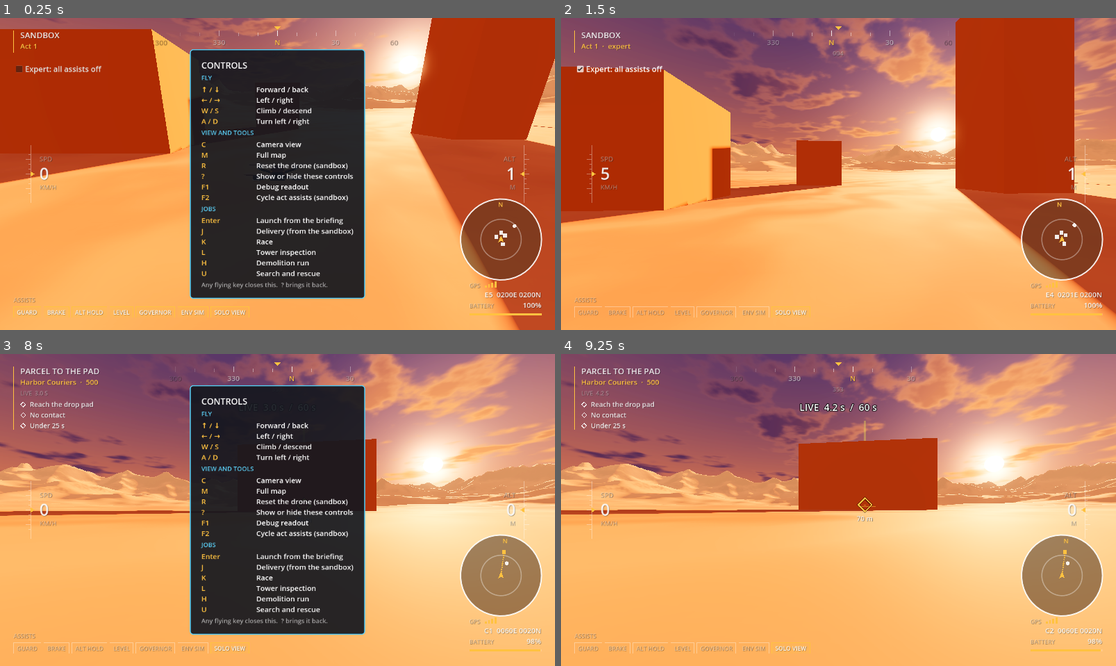
Above: before the commit, frames 1-4 (two rows, left to right).
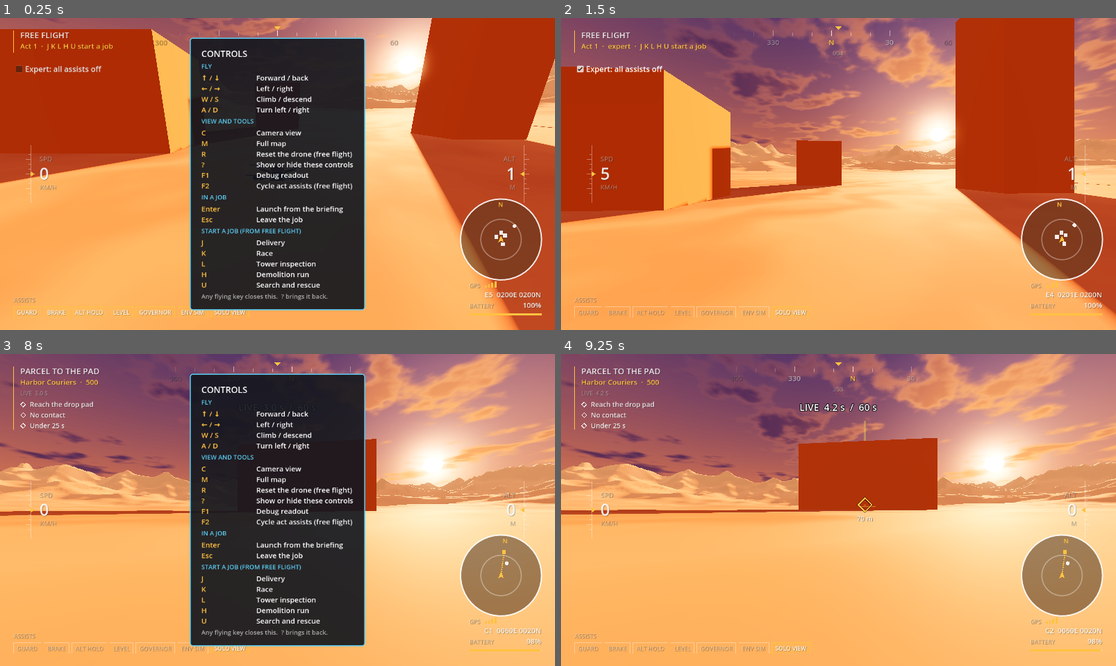
Above: after the commit, the same moments.

Repository: avdrav1/drone-sports
Game: Godot game, scene res://scenes/debug_flight.tscn
The game is run twice, just before and just after one commit, with the same random seed, the same clock (stepped at 60 frames per second) and the same inputs.
Inputs (mouse positions are in pixels of both pictures, inside the frame that each line leads up to):
- Up to frame 1 (0.25 s): no input
- Up to frame 2 (1.5 s): click "Expert: all assists off" at 0.5 s; tap Enter (ui_accept) at 1.25 s; move the mouse to (960, 158) at 1.27 s; hold D (yaw_right) from 1.28 s (still down); hold C (cycle_camera) from 1.28 s (still down); click (960, 158) at 1.42 s
- Up to frame 3 (8 s): tap Enter (ui_accept) at 1.52, 2, 4.52, 7.52 s; tap J (start_sample_job) at 1.55, 3.05, 4.55 s; release D (yaw_right) at 2 s; release C (cycle_camera) at 2 s; drag from (166, 525) to (249, 572) at 2.02 s; move the mouse to (333, 441) at 2.77 s; hold D (yaw_right) 2.78-3.5 s; hold C (cycle_camera) 2.78-3.5 s; tap H (start_demolition_job) at 3.5 s; drag from (249, 572) to (111, 463) at 3.52 s; tap L (start_inspection_job) at 4.25 s; move the mouse to (444, 556) at 4.27 s; hold A (yaw_left) 4.28-5 s; hold L (start_inspection_job) 4.28-5 s; tap F2 (cycle_preset) at 4.9 s; tap K (start_race_job) at 5 s; drag from (111, 463) to (194, 432) at 5.02 s; move the mouse to (305, 510) at 5.77 s; hold S (throttle_down) 5.78-6.5 s; hold J (start_sample_job) 5.78-6.5 s; click (305, 510) at 5.92 s; tap R (reset_drone) at 6.4 s; drag from (194, 432) to (166, 525) at 6.52 s; move the mouse to (399, 494) at 7.27 s; hold W (throttle_up) from 7.28 s (still down); hold J (start_sample_job) from 7.28 s (still down); tap / (toggle_help) at 7.9 s
- Up to frame 4 (9.25 s): release W (throttle_up) at 8 s; release J (start_sample_job) at 8 s; drag from (727, 525) to (810, 572) at 8.02 s; tap U (start_rescue_job) at 8.75 s; move the mouse to (894, 441) at 8.77 s; hold S (throttle_down) from 8.78 s (still down); hold H (start_demolition_job) from 8.78 s (still down); tap J (start_sample_job) at 9.05 s

The runs differ from the first frame. In frame 1, 6.7% of the frame differs, in the area x 3-66%, y 4-94%; in frame 2, 0.2%; in frame 3, 6.5%; in frame 4, nothing differs.

Commit message:
Story 0.5: Leaving and starting jobs
Co-Authored-By: Claude Opus 5.5 <noreply@anthropic.com>

Diff:
--- a/scenes/debug_flight.tscn
+++ b/scenes/debug_flight.tscn
@@ -153,7 +153,7 @@
 script = ExtResource("92_hud")
 gps = NodePath("../../Gps")
 drone = NodePath("../../Drone")
-title = "Sandbox"
+title = "Free flight"
 
 [node name="Readout" type="Label" parent="HUD" node_paths=PackedStringArray("subject")]
 visible = false
--- a/scripts/debug_flight.gd
+++ b/scripts/debug_flight.gd
@@ -58,7 +58,8 @@
 	var stack := presets[preset_index]
 	drone.assists.apply_stack(GameSettings.effective_stack(stack))
 	readout.header = "preset: %s%s" % [stack.label, "  (expert: all assists off)" if GameSettings.expert_all_assists_off else ""]
-	hud.subtitle = stack.label + ("  ·  expert" if GameSettings.expert_all_assists_off else "")
+	hud.subtitle = stack.label + ("  ·  expert" if GameSettings.expert_all_assists_off else "") \
+		+ "  ·  %s start a job" % ControlsHelp.job_keys()
 
 func _on_expert_toggled(on: bool) -> void:
 	GameSettings.expert_all_assists_off = on
--- a/scripts/jobs/job_runner.gd
+++ b/scripts/jobs/job_runner.gd
@@ -15,6 +15,8 @@
 signal launch_confirm_needed(injured: Array[StringName])
 ## The player backed out of a risky launch.
 signal launch_declined
+## The player left the job (Esc) for `back_scene`.
+signal job_left
 
 @export var job: Job
 @export var drone: Drone
@@ -27,7 +29,7 @@
 @export var pays_out := true
 ## Ask before launching with injured crew in the field.
 @export var confirm_risk := true
-## Where declining a risky launch goes. Empty stays put.
+## Where backing out of a launch or leaving the job goes. Empty stays put.
 @export_file("*.tscn") var back_scene := "res://scenes/debug_flight.tscn"
 @export var grade_scale: GradeScale = preload("res://data/jobs/grade_scale.tres")
 ## Shown over the job when it ends. Null shows nothing.
@@ -48,6 +50,8 @@
 ## Character id -> status after a strike this job, e.g. injured or dead.
 var casualties := {}
 var launch_dialog: LaunchDialog
+## Asks before leaving a job in flight.
+var leave_dialog: ConfirmationDialog
 
 func _ready() -> void:
 	if auto_begin:
@@ -122,6 +126,41 @@
 		add_child(launch_dialog)
 	launch_dialog.ask(hurt, job.tags.has(&"lethal"))
 
+## Esc. In the briefing it leaves at once; in flight it asks first, with the
+## game paused, because leaving then fails the job.
+func request_leave() -> void:
+	if state == State.BRIEFING:
+		leave()
+	elif state in [State.COUNTDOWN, State.LIVE]:
+		if leave_dialog == null:
+			leave_dialog = ConfirmationDialog.new()
+			leave_dialog.title = "Leave job?"
+			leave_dialog.dialog_text = "Leaving now counts as a failed job: no pay."
+			leave_dialog.ok_button_text = "Leave"
+			leave_dialog.cancel_button_text = "Keep flying"
+			leave_dialog.process_mode = Node.PROCESS_MODE_ALWAYS
+			leave_dialog.confirmed.connect(func(): _unpause(); leave())
+			leave_dialog.canceled.connect(_unpause)
+			add_child(leave_dialog)
+		get_tree().paused = true
+		leave_dialog.popup_centered()
+		leave_dialog.get_cancel_button().grab_focus()
+
+## Go to `back_scene`. A job in flight fails first, without the results screen.
+func leave() -> void:
+	if state in [State.COUNTDOWN, State.LIVE]:
+		results_scene = null
+		fail("left")
+	elif state != State.BRIEFING:
+		return
+	job_left.emit()
+	if back_scene and is_inside_tree():
+		get_tree().change_scene_to_file.call_deferred(back_scene)
+
+func _unpause() -> void:
+	if is_inside_tree():
+		get_tree().paused = false
+
 func complete() -> void:
 	if state == State.LIVE:
 		_set_state(State.COMPLETE)
@@ -137,10 +176,12 @@
 	return state == State.COMPLETE or state == State.FAILED
 
 func _unhandled_input(event: InputEvent) -> void:
-	if launch_dialog and launch_dialog.visible:
+	if (launch_dialog and launch_dialog.visible) or (leave_dialog and leave_dialog.visible):
 		return
 	if state == State.BRIEFING and event.is_action_pressed("ui_accept"):
 		launch()
+	elif event.is_action_pressed("ui_cancel"):
+		request_leave()
 
 func _physics_process(delta: float) -> void:
 	state_time += delta
--- a/scripts/ui/controls_help.gd
+++ b/scripts/ui/controls_help.gd
@@ -15,14 +15,17 @@
 	["VIEW AND TOOLS", [
 		[[&"cycle_camera"], "Camera view"],
 		[[&"toggle_map"], "Full map"],
-		[[&"reset_drone"], "Reset the drone (sandbox)"],
+		[[&"reset_drone"], "Reset the drone (free flight)"],
 		[[&"toggle_help"], "Show or hide these controls"],
 		[[&"toggle_readout"], "Debug readout"],
-		[[&"cycle_preset"], "Cycle act assists (sandbox)"],
+		[[&"cycle_preset"], "Cycle act assists (free flight)"],
 	]],
-	["JOBS", [
+	["IN A JOB", [
 		[[&"ui_accept"], "Launch from the briefing"],
-		[[&"start_sample_job"], "Delivery (from the sandbox)"],
+		[[&"ui_cancel"], "Leave the job"],
+	]],
+	["START A JOB (FROM FREE FLIGHT)", [
+		[[&"start_sample_job"], "Delivery"],
 		[[&"start_race_job"], "Race"],
 		[[&"start_inspection_job"], "Tower inspection"],
 		[[&"start_demolition_job"], "Demolition run"],
@@ -32,7 +35,7 @@
 ## Pressing any of these hides the panel.
 const FLY_ACTIONS: Array[StringName] = [&"pitch_forward", &"pitch_back", &"roll_left", &"roll_right",
 	&"throttle_up", &"throttle_down", &"yaw_left", &"yaw_right"]
-const ARROWS := {"Up": "↑", "Down": "↓", "Left": "←", "Right": "→", "Slash": "?"}
+const ARROWS := {"Up": "↑", "Down": "↓", "Left": "←", "Right": "→", "Slash": "?", "Escape": "Esc"}
 const KEY := Color(1.0, 0.76, 0.25)
 const HEAD := Color(0.35, 0.8, 0.95)
 const ROW_SIZE := 15
@@ -64,6 +67,13 @@
 static func keys_text(actions: Array) -> String:
 	return " / ".join(actions.map(func(a): return key_text(a)))
 
+## The job keys, e.g. "J K L H U".
+static func job_keys() -> String:
+	var out: Array[String] = []
+	for row in GROUPS[-1][1]:
+		out.append(key_text(row[0][0]))
+	return " ".join(out)
+
 ## Every action the panel lists.
 static func listed_actions() -> Array[StringName]:
 	var out: Array[StringName] = []
@@ -72,12 +82,12 @@
 			out.append_array(row[0])
 	return out
 
-## One line for a job briefing: the flying keys, camera, map, launch, and help.
+## One line for a job briefing: the flying keys, camera, map, leaving, and help.
 static func hint_line() -> String:
-	return "%s%s%s%s move   ·   %s height   ·   %s turn   ·   %s camera   ·   %s map   ·   %s all keys" % [
+	return "%s%s%s%s move   ·   %s height   ·   %s turn   ·   %s camera   ·   %s map   ·   %s leave   ·   %s all keys" % [
 		key_text(&"pitch_forward"), key_text(&"pitch_back"), key_text(&"roll_left"), key_text(&"roll_right"),
 		keys_text([&"throttle_up", &"throttle_down"]), keys_text([&"yaw_left", &"yaw_right"]),
-		key_text(&"cycle_camera"), key_text(&"toggle_map"), key_text(&"toggle_help")]
+		key_text(&"cycle_camera"), key_text(&"toggle_map"), key_text(&"ui_cancel"), key_text(&"toggle_help")]
 
 func _build() -> void:
 	var box := VBoxContainer.new()
--- a/tests/test_controls_help.gd
+++ b/tests/test_controls_help.gd
@@ -2,6 +2,8 @@
 # Story 0.4: controls overlay. Every project action is listed with its key; the
 # sandbox opens with the panel up, a flying key hides it and ? brings it back;
 # each job shows a one-line hint during its briefing only.
+# Story 0.5: Esc leaves a job (asking first in flight), and free flight says
+# how to start one.
 
 const Sim = preload("res://tests/sim.gd")
 
@@ -70,3 +72,56 @@
 		ok = ok and briefing and not hint.visible
 		scene.free()
 	return ok
+
+func _job() -> Node:
+	var scene: Node = load("res://scenes/jobs/sample_delivery.tscn").instantiate()
+	var runner: JobRunner = scene.get_node("JobRunner")
+	runner.pays_out = false
+	runner.back_scene = ""
+	Sim.add(scene)
+	return scene
+
+func test_esc_in_briefing_leaves_at_once() -> bool:
+	var scene := _job()
+	await Sim.process_frames(3)
+	var runner: JobRunner = scene.get_node("JobRunner")
+	var left := [false]
+	runner.job_left.connect(func(): left[0] = true)
+	var ev := InputEventAction.new()
+	ev.action = &"ui_cancel"
+	ev.pressed = true
+	scene.get_viewport().push_input(ev)
+	await Sim.process_frames(1)
+	var ok: bool = left[0] and runner.state == JobRunner.State.BRIEFING and runner.result == null \
+		and runner.leave_dialog == null
+	scene.free()
+	return ok
+
+func test_leaving_in_flight_asks_then_fails() -> bool:
+	var scene := _job()
+	await Sim.process_frames(3)
+	var runner: JobRunner = scene.get_node("JobRunner")
+	var left := [false]
+	runner.job_left.connect(func(): left[0] = true)
+	runner.launch(true)
+	runner.request_leave()
+	var asked: bool = runner.leave_dialog.visible and scene.get_tree().paused and not left[0] \
+		and runner.leave_dialog.dialog_text.contains("failed")
+	runner.leave_dialog.canceled.emit()
+	var kept: bool = not scene.get_tree().paused and runner.state == JobRunner.State.COUNTDOWN and not left[0]
+	runner.request_leave()
+	runner.leave_dialog.confirmed.emit()
+	await Sim.process_frames(2)
+	var ok: bool = asked and kept and left[0] and not scene.get_tree().paused \
+		and runner.state == JobRunner.State.FAILED and runner.fail_reason == "left" and runner.results_screen == null
+	scene.free()
+	return ok
+
+func test_free_flight_says_how_to_start_a_job() -> bool:
+	var scene: Node = Sim.add(load("res://scenes/debug_flight.tscn").instantiate())
+	await Sim.process_frames(2)
+	var hud: FlightHud = scene.get_node("HUD/Flight")
+	var ok: bool = hud.title == "Free flight" and hud.subtitle.contains("J K L H U start a job") \
+		and ControlsHelp.hint_line().contains("Esc leave") and &"ui_cancel" in ControlsHelp.listed_actions()
+	scene.free()
+	return ok
Not shown, changed: docs/BACKLOG.md
